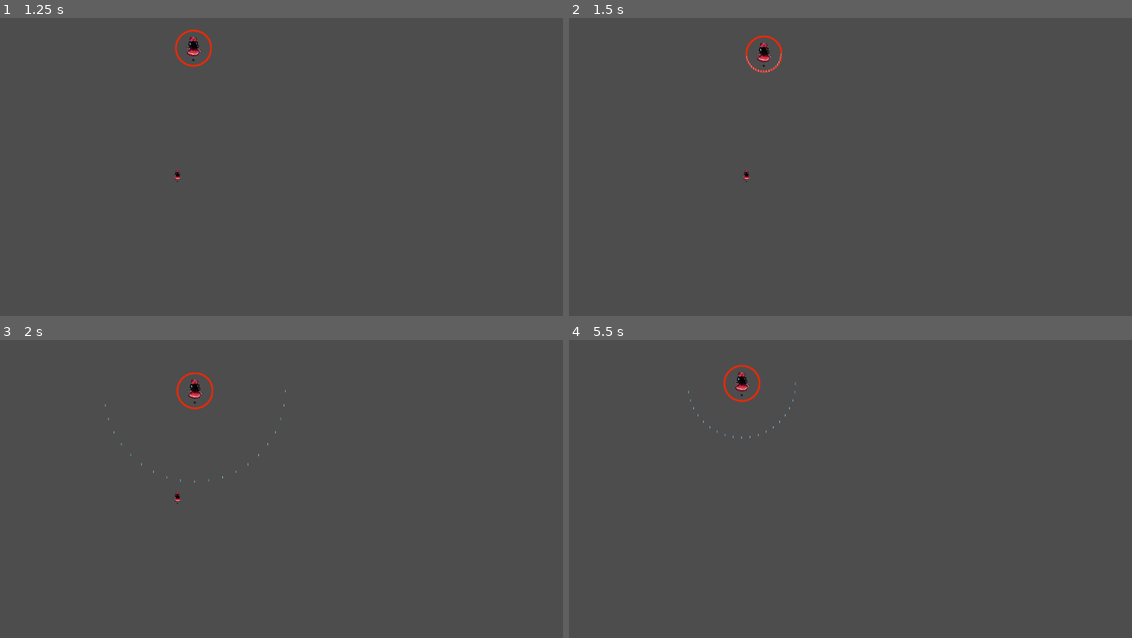
Above: before the commit, frames 1-4 (two rows, left to right).
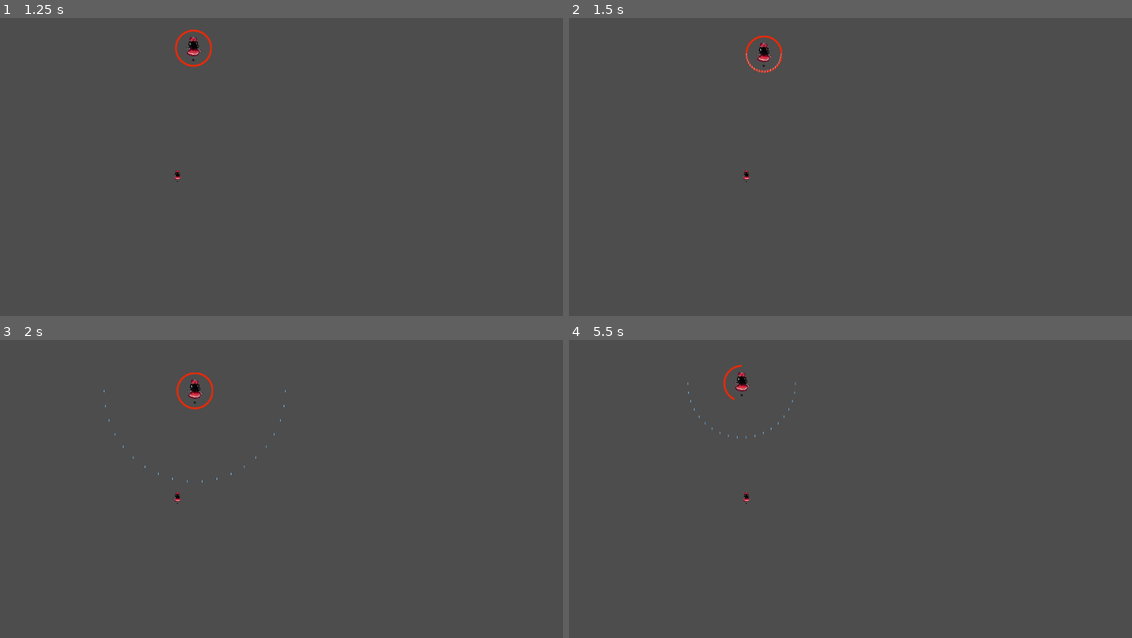
Above: after the commit, the same moments.

Repository: GraulierBrice/PhantasmagoriaShowdown
Game: Godot game, scene res://main_scene.tscn
The game is run twice, just before and just after one commit, with the same random seed, the same clock (stepped at 60 frames per second) and the same inputs.
Inputs:
- Up to frame 1 (1.25 s): tap Enter at 0.5 s; hold D (boss_right) from 0.53 s (still down); hold Shift (focus) from 0.53 s (still down)
- Up to frame 2 (1.5 s): release D (boss_right) at 1.28 s; release Shift (focus) at 1.28 s; hold S (boss_down) from 1.28 s (still down); tap 1 (pattern_1) at 1.35 s
- Up to frame 3 (2 s): keep holding S (boss_down)
- Up to frame 4 (5.5 s): release S (boss_down) at 2.03 s; hold D (boss_right) 2.03-2.78 s; tap 2 (pattern_2) at 2.1 s; hold W (boss_up) 2.78-3.53 s; tap 3 (pattern_3) at 2.85 s; hold Z (shoot) 3.53-4.28 s; hold A (boss_left) 3.53-5.03 s; tap Shift (focus) at 4.35 s; hold S (boss_down) from 5.03 s (still down); tap 1 (pattern_1) at 5.1 s

Frame 1 is identical in both runs. In frame 2, less than 0.1% of the frame differs, in the area x 31-38%, y 11-19%; in frame 3, less than 0.1%; in frame 4, 0.2%, in the area x 21-41%, y 8-55%.

Commit message:
Laser base

Diff:
--- /dev/null
+++ b/Scenes/Bullets/Laser.tscn
@@ -0,0 +1,13 @@
+[gd_scene load_steps=3 format=3 uid="uid://dcykbtedm8hgw"]
+
+[ext_resource type="PackedScene" uid="uid://5qxjpqjgu0fb" path="res://Scenes/Bullets/Bullet.tscn" id="1_tijm1"]
+[ext_resource type="Script" uid="uid://d0lo8lkg27jv8" path="res://Scenes/Bullets/laser.gd" id="2_a6fop"]
+
+[node name="Laser" instance=ExtResource("1_tijm1")]
+script = ExtResource("2_a6fop")
+
+[node name="CollisionPolygon2D" parent="." index="0"]
+position = Vector2(0, 800)
+scale = Vector2(1, 200)
+
+[connection signal="body_exited" from="." to="." method="_on_body_exited"]
--- /dev/null
+++ b/Scenes/Bullets/laser.gd
@@ -0,0 +1,31 @@
+@tool
+extends Bullet
+
+class_name Laser
+
+var damaging_targets: Array[Node2D] = []
+
+func _on_body_entered(body):
+	if not Engine.is_editor_hint():
+		# Don't hit same faction
+		if body.has_method("get_faction"):
+			if body.get_faction() == faction:
+				return
+
+		if body.has_method("take_damage"):
+			body.take_damage(damage)
+			if not damaging_targets.has(body):
+				damaging_targets.append(body)
+
+func _process(delta):
+	for target in damaging_targets:
+		if target.has_method("take_damage"):
+			target.take_damage(damage)
+	rotation = direction.angle() + PI/2
+
+
+
+func _on_body_exited(body):
+	if damaging_targets.has(body):
+		damaging_targets.erase(body)
+	pass # Replace with function body.
--- a/Scenes/Patterns/pattern_arc.gd
+++ b/Scenes/Patterns/pattern_arc.gd
@@ -35,6 +35,6 @@
 	pass
 
 func give_bullet_direction(slice: int) -> Vector2:
-	var angle = (angle_range / bullet_count) * slice * turn + angle_offset
+	var angle = (angle_range / (bullet_count-1)) * slice * turn + angle_offset
 	var dir = Vector2(sin(angle), -cos(angle))
 	return dir
Not shown, added: Scenes/Bullets/laser.gd.uid
